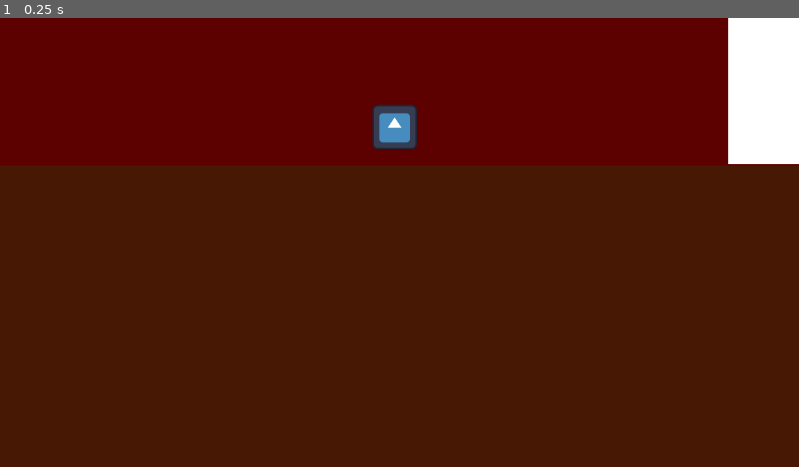
Above: before the commit, frame 1.
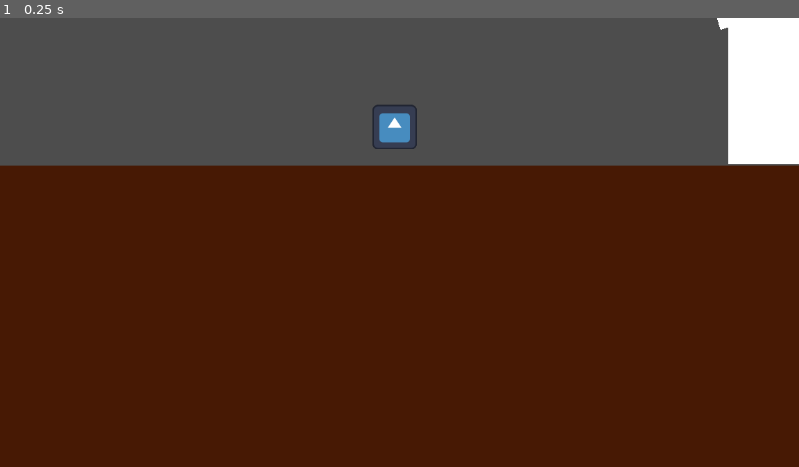
Above: after the commit, the same moment.

Repository: SharpieGod/under-the-surface
Game: Godot game, scene res://test.tscn
Two runs of this game, one before a commit and one after it. Both use one fixed random seed, a clock stepped at 60 frames per second and the inputs below. The engine's default icon, where the game draws it, is replaced by a stand-in: a white triangle on a blue panel in a dark square.
Inputs:
- Up to frame 1 (0.25 s): no input

The runs differ from the first frame. In frame 1, 30% of the frame differs, in the area x 0-100%, y 0-33%.

Commit message:
a little more cave

Diff:
--- a/test.tscn
+++ b/test.tscn
@@ -13,12 +13,6 @@
 
 [node name="Node2D" type="Node2D" unique_id=1763086505]
 
-[node name="Background" type="Sprite2D" parent="." unique_id=387740824]
-modulate = Color(0.36, 0, 0, 1)
-position = Vector2(-154, -24927)
-scale = Vector2(24836.146, 58639.063)
-texture = ExtResource("1_ykrsh")
-
 [node name="Wall" type="StaticBody2D" parent="." unique_id=1508608239]
 position = Vector2(1377, -262.00006)
 scale = Vector2(831.22534, 832.86536)
@@ -109,8 +103,230 @@
 [node name="Sprite2D" type="Sprite2D" parent="Wall6" unique_id=1542818268]
 texture = ExtResource("1_ykrsh")
 
+[node name="Wall8" type="StaticBody2D" parent="." unique_id=1381626901]
+position = Vector2(-4540, -2360)
+rotation = 1.3089969
+scale = Vector2(3329.897, 845.9054)
+
+[node name="CollisionShape2D" type="CollisionShape2D" parent="Wall8" unique_id=1872558453]
+position = Vector2(0.006616771, 0.0012030303)
+rotation = -3.1415925
+scale = Vector2(0.06550122, 0.06550122)
+shape = SubResource("RectangleShape2D_g14j6")
+
+[node name="Sprite2D" type="Sprite2D" parent="Wall8" unique_id=901846962]
+texture = ExtResource("1_ykrsh")
+
+[node name="Wall9" type="StaticBody2D" parent="." unique_id=1672840500]
+position = Vector2(-2668.9998, -4244.9995)
+rotation = 1.3089969
+scale = Vector2(3329.897, 845.9054)
+
+[node name="CollisionShape2D" type="CollisionShape2D" parent="Wall9" unique_id=575017115]
+position = Vector2(0.006616771, 0.0012030303)
+rotation = -3.1415925
+scale = Vector2(0.06550122, 0.06550122)
+shape = SubResource("RectangleShape2D_g14j6")
+
+[node name="Sprite2D" type="Sprite2D" parent="Wall9" unique_id=481257783]
+texture = ExtResource("1_ykrsh")
+
+[node name="Wall12" type="StaticBody2D" parent="." unique_id=396681371]
+position = Vector2(-2348, -6846)
+rotation = 2.3561945
+scale = Vector2(3329.897, 845.9054)
+
+[node name="CollisionShape2D" type="CollisionShape2D" parent="Wall12" unique_id=558407845]
+position = Vector2(0.006616771, 0.0012030303)
+rotation = -3.1415925
+scale = Vector2(0.06550122, 0.06550122)
+shape = SubResource("RectangleShape2D_g14j6")
+
+[node name="Sprite2D" type="Sprite2D" parent="Wall12" unique_id=365228983]
+texture = ExtResource("1_ykrsh")
+
+[node name="Wall20" type="StaticBody2D" parent="." unique_id=743653783]
+position = Vector2(-1182.9999, -9126)
+rotation = 1.5707964
+scale = Vector2(3329.897, 845.9054)
+
+[node name="CollisionShape2D" type="CollisionShape2D" parent="Wall20" unique_id=1874786726]
+position = Vector2(0.006616771, 0.0012030303)
+rotation = -3.1415925
+scale = Vector2(0.06550122, 0.06550122)
+shape = SubResource("RectangleShape2D_g14j6")
+
+[node name="Sprite2D" type="Sprite2D" parent="Wall20" unique_id=90185303]
+texture = ExtResource("1_ykrsh")
+
+[node name="Wall22" type="StaticBody2D" parent="." unique_id=1385522633]
+position = Vector2(-968, -13061)
+rotation = 1.5707964
+scale = Vector2(3329.897, 845.9054)
+
+[node name="CollisionShape2D" type="CollisionShape2D" parent="Wall22" unique_id=1224881578]
+position = Vector2(0.006616771, 0.0012030303)
+rotation = -3.1415925
+scale = Vector2(0.06550122, 0.06550122)
+shape = SubResource("RectangleShape2D_g14j6")
+
+[node name="Sprite2D" type="Sprite2D" parent="Wall22" unique_id=1410649678]
+texture = ExtResource("1_ykrsh")
+
+[node name="Wall23" type="StaticBody2D" parent="." unique_id=623908470]
+position = Vector2(-5118, -13618.999)
+rotation = 1.4694395
+scale = Vector2(12000, 845.905)
+
+[node name="CollisionShape2D" type="CollisionShape2D" parent="Wall23" unique_id=885908026]
+position = Vector2(0.006616771, 0.0012030303)
+rotation = -3.1415925
+scale = Vector2(0.06550122, 0.06550122)
+shape = SubResource("RectangleShape2D_g14j6")
+
+[node name="Sprite2D" type="Sprite2D" parent="Wall23" unique_id=2011982474]
+texture = ExtResource("1_ykrsh")
+
+[node name="Wall21" type="StaticBody2D" parent="." unique_id=634764972]
+position = Vector2(2297.0002, -9717)
+rotation = 1.5707964
+scale = Vector2(3329.897, 845.9054)
+
+[node name="CollisionShape2D" type="CollisionShape2D" parent="Wall21" unique_id=1179884885]
+position = Vector2(0.006616771, 0.0012030303)
+rotation = -3.1415925
+scale = Vector2(0.06550122, 0.06550122)
+shape = SubResource("RectangleShape2D_g14j6")
+
+[node name="Sprite2D" type="Sprite2D" parent="Wall21" unique_id=1019237992]
+texture = ExtResource("1_ykrsh")
+
+[node name="Wall14" type="StaticBody2D" parent="." unique_id=1214093707]
+position = Vector2(235.99976, -4802)
+rotation = 1.5707964
+scale = Vector2(3329.897, 845.9054)
+
+[node name="CollisionShape2D" type="CollisionShape2D" parent="Wall14" unique_id=842959248]
+position = Vector2(0.006616771, 0.0012030303)
+rotation = -3.1415925
+scale = Vector2(0.06550122, 0.06550122)
+shape = SubResource("RectangleShape2D_g14j6")
+
+[node name="Sprite2D" type="Sprite2D" parent="Wall14" unique_id=1732359409]
+texture = ExtResource("1_ykrsh")
+
+[node name="Wall13" type="StaticBody2D" parent="." unique_id=1519917315]
+position = Vector2(1267.0002, -7302)
+rotation = 2.3561945
+scale = Vector2(3329.897, 845.9054)
+
+[node name="CollisionShape2D" type="CollisionShape2D" parent="Wall13" unique_id=742630320]
+position = Vector2(0.006616771, 0.0012030303)
+rotation = -3.1415925
+scale = Vector2(0.06550122, 0.06550122)
+shape = SubResource("RectangleShape2D_g14j6")
+
+[node name="Sprite2D" type="Sprite2D" parent="Wall13" unique_id=243544291]
+texture = ExtResource("1_ykrsh")
+
+[node name="Wall10" type="StaticBody2D" parent="." unique_id=1111459229]
+position = Vector2(-6048, -5012.001)
+rotation = 1.3089969
+scale = Vector2(3329.897, 845.9054)
+
+[node name="CollisionShape2D" type="CollisionShape2D" parent="Wall10" unique_id=1759977672]
+position = Vector2(0.006616771, 0.0012030303)
+rotation = -3.1415925
+scale = Vector2(0.06550122, 0.06550122)
+shape = SubResource("RectangleShape2D_g14j6")
+
+[node name="Sprite2D" type="Sprite2D" parent="Wall10" unique_id=955153163]
+texture = ExtResource("1_ykrsh")
+
+[node name="Wall16" type="StaticBody2D" parent="." unique_id=795818302]
+position = Vector2(-7518, -6971.0005)
+rotation = 0.7853982
+scale = Vector2(3329.897, 845.9054)
+
+[node name="CollisionShape2D" type="CollisionShape2D" parent="Wall16" unique_id=1535974738]
+position = Vector2(0.006616771, 0.0012030303)
+rotation = -3.1415925
+scale = Vector2(0.06550122, 0.06550122)
+shape = SubResource("RectangleShape2D_g14j6")
+
+[node name="Sprite2D" type="Sprite2D" parent="Wall16" unique_id=401997853]
+texture = ExtResource("1_ykrsh")
+
+[node name="Wall11" type="StaticBody2D" parent="." unique_id=1427833058]
+position = Vector2(-4177, -6897)
+rotation = 1.3089969
+scale = Vector2(3329.897, 845.9054)
+
+[node name="CollisionShape2D" type="CollisionShape2D" parent="Wall11" unique_id=1297589967]
+position = Vector2(0.006616771, 0.0012030303)
+rotation = -3.1415925
+scale = Vector2(0.06550122, 0.06550122)
+shape = SubResource("RectangleShape2D_g14j6")
+
+[node name="Sprite2D" type="Sprite2D" parent="Wall11" unique_id=933192371]
+texture = ExtResource("1_ykrsh")
+
+[node name="Wall15" type="StaticBody2D" parent="." unique_id=1210813644]
+position = Vector2(-5579.0005, -8823)
+rotation = 0.7853982
+scale = Vector2(3329.897, 845.9054)
+
+[node name="CollisionShape2D" type="CollisionShape2D" parent="Wall15" unique_id=1885570474]
+position = Vector2(0.006616771, 0.0012030303)
+rotation = -3.1415925
+scale = Vector2(0.06550122, 0.06550122)
+shape = SubResource("RectangleShape2D_g14j6")
+
+[node name="Sprite2D" type="Sprite2D" parent="Wall15" unique_id=974558205]
+texture = ExtResource("1_ykrsh")
+
+[node name="Wall17" type="StaticBody2D" parent="." unique_id=1461211130]
+position = Vector2(-7775, -10006)
+scale = Vector2(3329.897, 845.9054)
+
+[node name="CollisionShape2D" type="CollisionShape2D" parent="Wall17" unique_id=1420537544]
+position = Vector2(0.006616771, 0.0012030303)
+rotation = -3.1415925
+scale = Vector2(0.06550122, 0.06550122)
+shape = SubResource("RectangleShape2D_g14j6")
+
+[node name="Sprite2D" type="Sprite2D" parent="Wall17" unique_id=1489221479]
+texture = ExtResource("1_ykrsh")
+
+[node name="Wall18" type="StaticBody2D" parent="." unique_id=511023729]
+position = Vector2(-9633, -7692)
+scale = Vector2(3329.897, 845.9054)
+
+[node name="CollisionShape2D" type="CollisionShape2D" parent="Wall18" unique_id=668322437]
+position = Vector2(0.006616771, 0.0012030303)
+rotation = -3.1415925
+scale = Vector2(0.06550122, 0.06550122)
+shape = SubResource("RectangleShape2D_g14j6")
+
+[node name="Sprite2D" type="Sprite2D" parent="Wall18" unique_id=100588259]
+texture = ExtResource("1_ykrsh")
+
+[node name="Wall19" type="StaticBody2D" parent="." unique_id=662771240]
+position = Vector2(-10174, -9145)
+rotation = -1.0471976
+scale = Vector2(3329.897, 845.9054)
+
+[node name="CollisionShape2D" type="CollisionShape2D" parent="Wall19" unique_id=2077800457]
+position = Vector2(0.006616771, 0.0012030303)
+rotation = -3.1415925
+scale = Vector2(0.06550122, 0.06550122)
+shape = SubResource("RectangleShape2D_g14j6")
+
+[node name="Sprite2D" type="Sprite2D" parent="Wall19" unique_id=545630804]
+texture = ExtResource("1_ykrsh")
+
 [node name="Wall7" type="StaticBody2D" parent="." unique_id=932947883]
-position = Vector2(1172, -1932)
+position = Vector2(851.0001, -1949)
 rotation = 1.2703826
 scale = Vector2(3329.897, 845.9054)
 
Not shown, changed: export_presets.cfg
